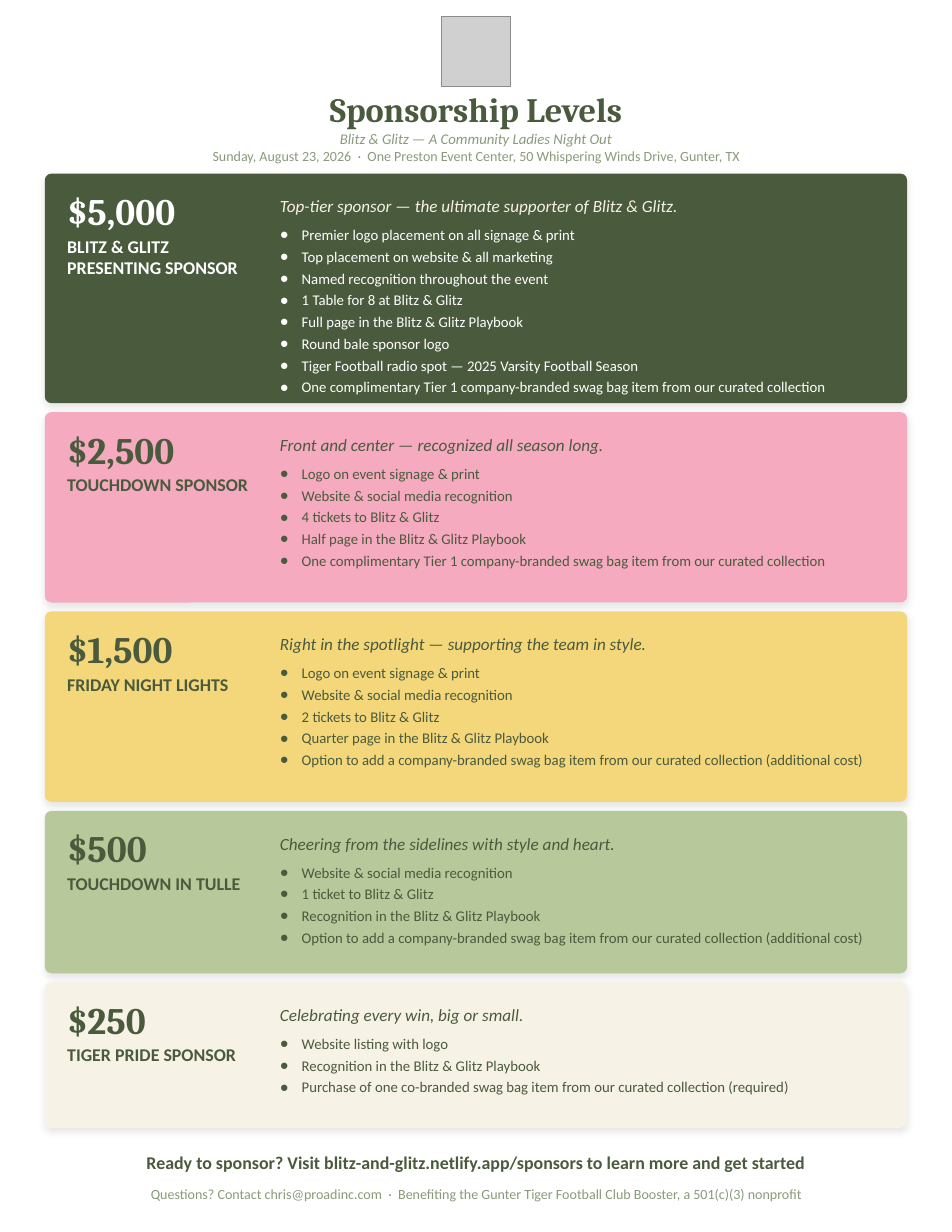
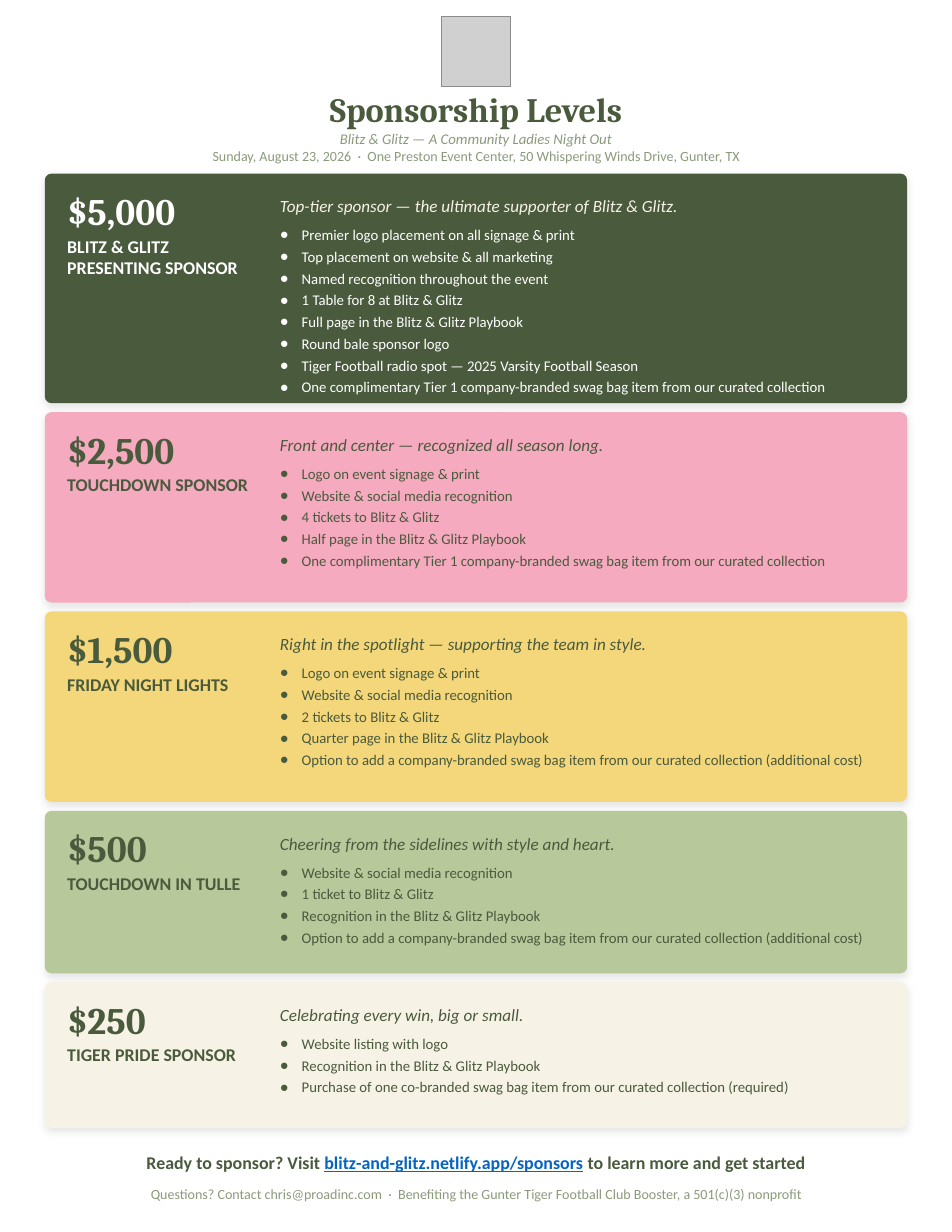
Before and after one commit to cczielinski/blitz-and-glitz-hub, a slide deck: slide 1 of Blitz-and-Glitz_Sponsorship-Flyer.pptx. Drawn at 952x1232 pixels with LibreOffice and Linux fonts; fonts in the diff are those of the drawing; grey boxes stand for pictures. Boxes give left, top, right and bottom in pixels: in the first picture for what was removed or moved away, otherwise in the second. Text is boxed around its words. In the diff, an @@ line names an element or a change of style, - is before the commit and + after.

```diff
--- a/Blitz-and-Glitz_Sponsorship-Flyer.pptx
+++ b/Blitz-and-Glitz_Sponsorship-Flyer.pptx
@@ text "Ready to sponsor? Visit blitz-and-glitz.netlify.app/sponsors ..." at (146, 1156, 805, 1172): text colour #4A5A3D to #0563C1, underline on in "blitz-and-glitz.netlify.app/sponsors" @@
```
Also in this commit, not shown: 2 other files.
